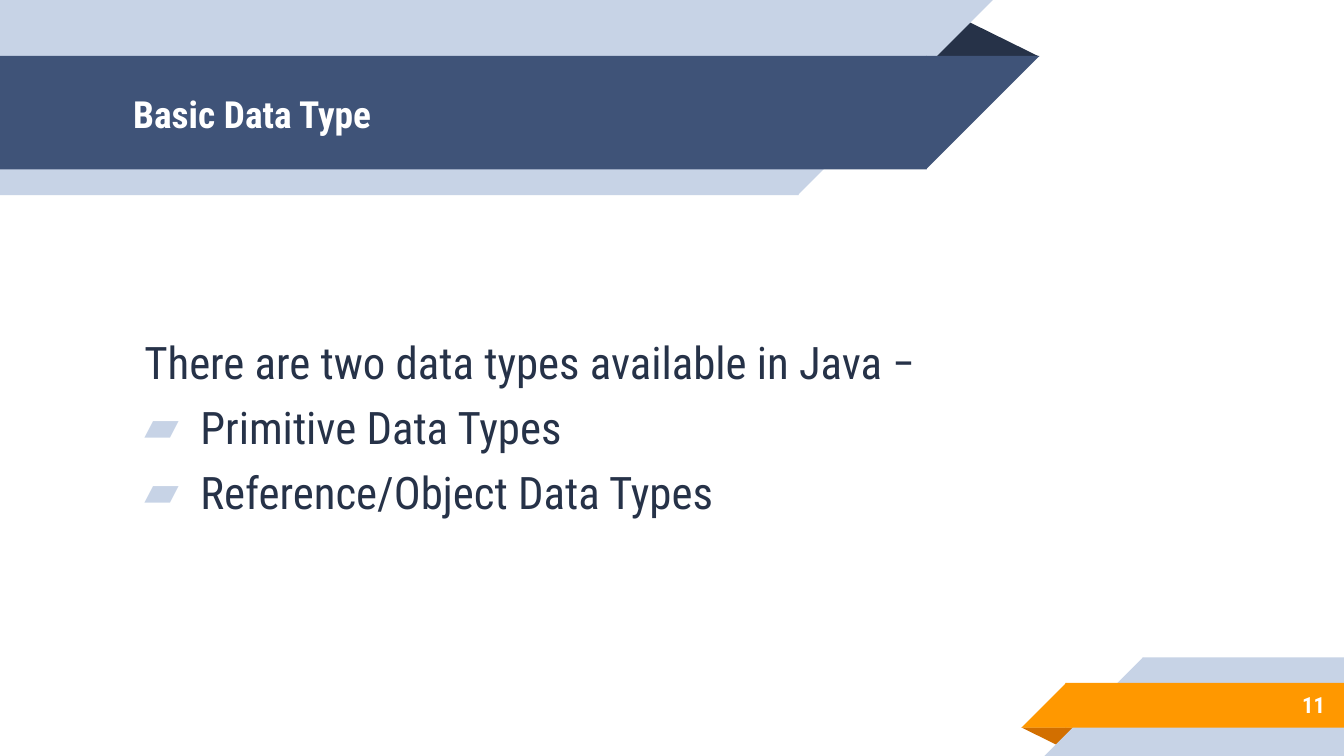
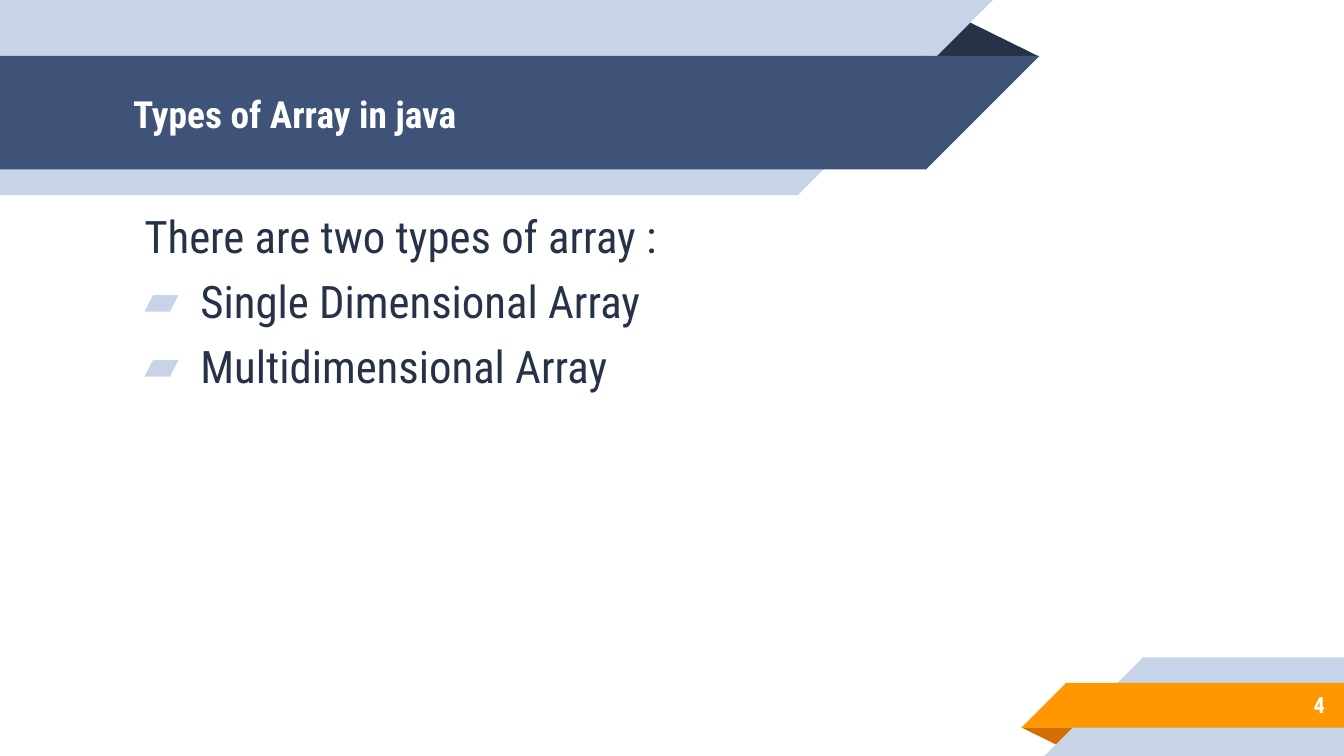
Before and after one commit to aronipurwanto/materi-xa, a slide deck: slide 4 of dotnet/dotnet-logic/Slide-Dotnet-Logic-01.pptx (slide 11 before the commit). Drawn at 1344x756 pixels with LibreOffice and Linux fonts; fonts in the diff are those of the drawing. Boxes give left, top, right and bottom in pixels: in the first picture for what was removed or moved away, otherwise in the second. Text is boxed around its words. In the diff, an @@ line names an element or a change of style, - is before the commit and + after.

```diff
--- a/dotnet/dotnet-logic/Slide-Dotnet-Logic-01.pptx
+++ b/dotnet/dotnet-logic/Slide-Dotnet-Logic-01.pptx
@@ title at (133, 99, 457, 136): text changed @@
-Basic Data Type
+Types of Array in java
@@ text "There are two types of ..." at (144, 219, 640, 393): vertical alignment middle to top @@
@@ text at (144, 219, 640, 393): text changed @@
-There are two data types available in Java −
-▰ Primitive Data Types
-▰ Reference/Object Data Types
+There are two types of array :
+▰ Single Dimensional Array
+▰ Multidimensional Array
@@ page number at (1314, 697, 1325, 713): text changed @@
-11
+4
```
Also in this commit, not shown: 5 other slides changed, 22 slides added, 39 slides removed, 33 other files.
